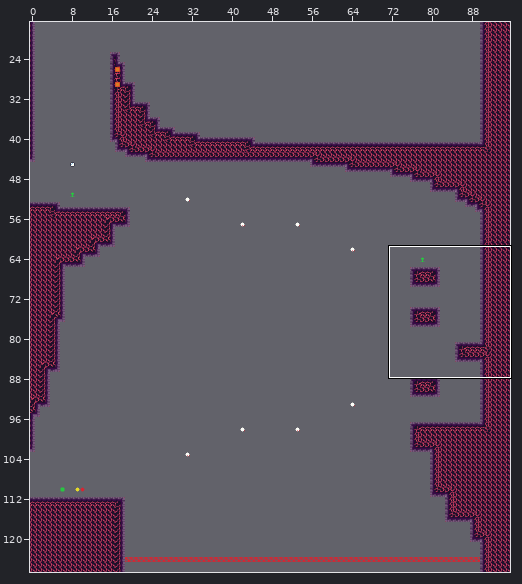
Tiled map (JSON) -- assets/world/room/fire4.json. Above, an overview of the earlier version with the close-up marked.
Close-up. Before the edit:
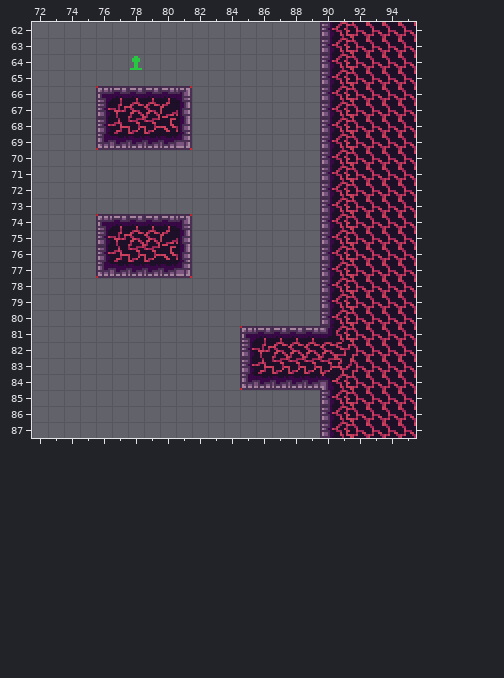
Cells are 8x8 px. Shown: x 72..95, y 62..87. The commit also changed other parts of the map, which this record leaves out.
The result:
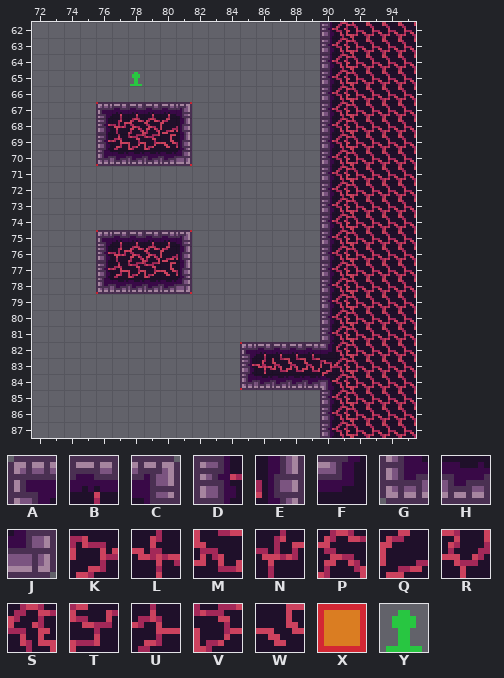
Key: from "fire": A 0, B 1, C 2, D 13, E 15, F 17, G 26, H 27, J 28, K 45, L 46, M 47, N 49, P 50, Q 51, R 61, S 62, T 74, U 75, V 76, W 77; from "tools": X 1 "ground", Y 19 "Checkpoint".
_ is an empty cell, # one hidden under a higher layer, . an unchanged one.
Difference:
--- layer "entity"
@@ x 78..78 @@
-64 Y
-65 _
+64 _
+65 Y
--- layer "draft"
@@ x 76..81 @@
-66 X####X
+66 ______
@@ x 76..81 @@
-70 _...._
+70 X....X
@@ x 76..81 @@
-74 X####X
+74 ______
@@ x 76..81 @@
-78 _...._
+78 X....X
@@ x 85..89 @@
-81 X####
+81 _____
--- layer "map"
@@ x 76..81 @@
-66 ABBBBC
-67 DNPPQE
-68 .UVVW.
-69 GHHHHJ
-70 ______
+66 ______
+67 ABBBBC
+68 .NPPQ.
+69 DUVVWE
+70 GHHHHJ
@@ x 76..81 @@
-74 ABBBBC
-75 DNPPQE
-76 .UVVW.
-77 GHHHHJ
-78 ______
+74 ______
+75 ABBBBC
+76 .NPPQ.
+77 DUVVWE
+78 GHHHHJ
@@ x 85..91 @@
-81 ABBBBF.
-82 DNPPPPT
-83 .UVVVVR
+81 _____D.
+82 ABBBBFS
+83 .LMMMKS
